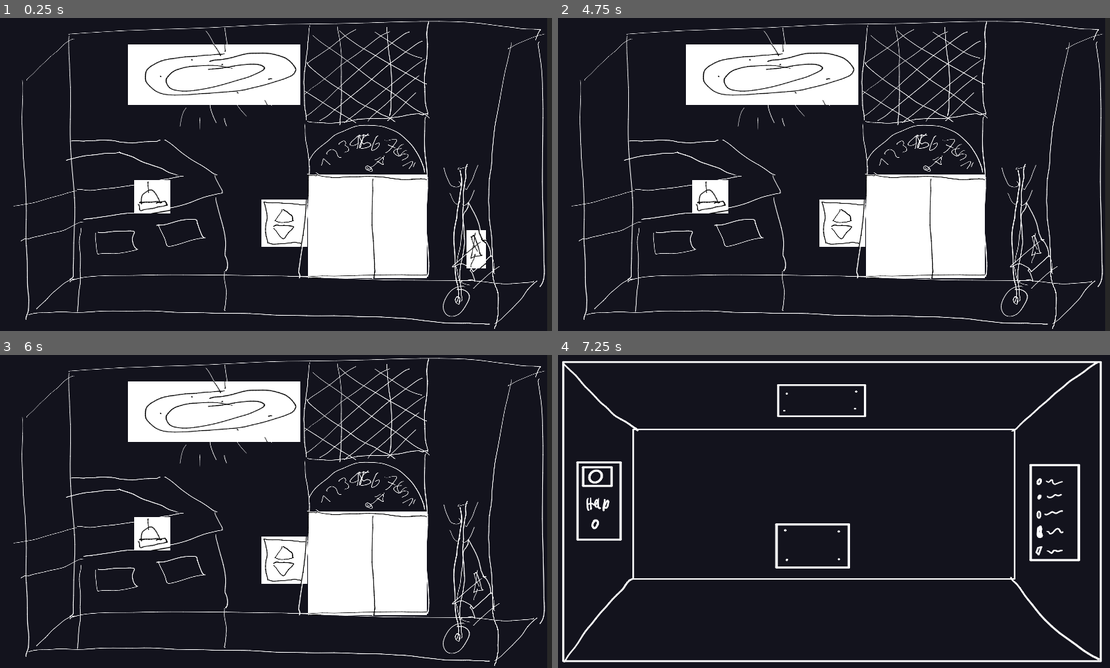
Above: before the commit, frames 1-4 (two rows, left to right).
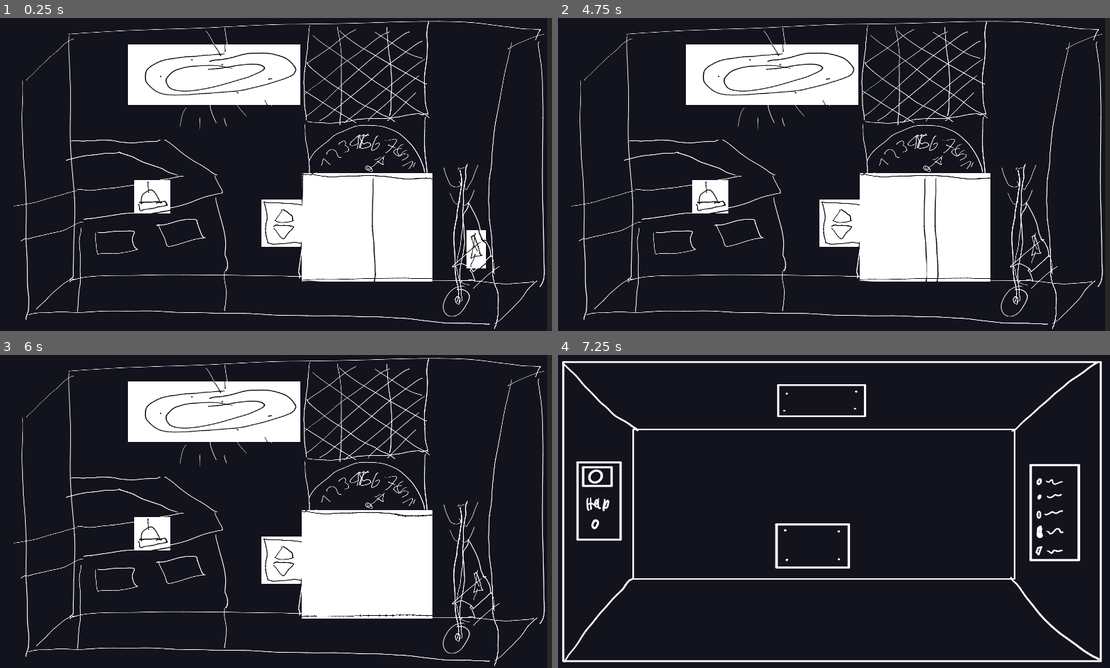
Above: after the commit, the same moments.

Repository: chippmann/dampfmechanische-einstellung
Game: Godot game, scene res://stages/00_Prologue.tscn
Same seed, same stepped clock (60 frames per second), same inputs: the game is played once before the commit and once after it. The engine's default icon, where the game draws it, is replaced by a stand-in: a white triangle on a blue panel in a dark square. Sound files missing from this copy of the repository are replaced by a short silence.
Inputs (mouse positions are in pixels of both pictures, inside the frame that each line leads up to; where the layout moved, square brackets give the same spot in the first picture):
- Up to frame 1 (0.25 s): no input
- Up to frame 2 (4.75 s): click (922, 227) [927, 227] at 0.5 s; click (773, 74) at 1.25 s; click (712, 196) at 2 s; click (845, 224) at 2.75 s; click (1032, 249) at 3.5 s; click (773, 74) at 4.25 s
- Up to frame 3 (6 s): click (154, 533) at 5 s; click (287, 561) at 5.75 s
- Up to frame 4 (7.25 s): click (922, 564) [927, 564] at 6.5 s

The runs differ from the first frame. In frame 1, 1.2% of the frame differs, in the area x 54-79%, y 49-85%; in frame 2, 1.4%; in frame 3, 1.2%; in frame 4, nothing differs.

Commit message:
implement door animation

Diff:
--- a/objects/Reception/ElevatorDoor/elevatorDoorAction.gd
+++ b/objects/Reception/ElevatorDoor/elevatorDoorAction.gd
@@ -6,6 +6,7 @@
 	match(action_name):
 		"ElevatorDoorPush03":
 			GameState.receptionElevatorOpen = true
+			ActionRelay.trigger("ElevatorDoorAnimation","play")
 		"ElevatorDoorPush04":
 			print("Victory!! Forward to Act01.")
 			GameState.change_scene_to("res://stages/01_Act.tscn")
--- a/objects/base/IneractableObject.tscn
+++ b/objects/base/IneractableObject.tscn
@@ -1,12 +1,10 @@
-[gd_scene load_steps=3 format=2]
+[gd_scene load_steps=2 format=2]
 
 [ext_resource path="res://objects/base/IneractableObject.gd" type="Script" id=1]
-[ext_resource path="res://icon.png" type="Texture" id=2]
 
 [node name="IneractableObject" type="TextureButton"]
 anchor_right = 1.0
 anchor_bottom = 1.0
-texture_normal = ExtResource( 2 )
 script = ExtResource( 1 )
 
 [node name="AudioStreamPlayer2D" type="AudioStreamPlayer2D" parent="."]
--- a/rooms/Reception.tscn
+++ b/rooms/Reception.tscn
@@ -1,10 +1,10 @@
-[gd_scene load_steps=20 format=2]
+[gd_scene load_steps=31 format=2]
 
 [ext_resource path="res://objects/Reception/ScrewDriver/ScrewDriverPickUp.tres" type="Resource" id=1]
 [ext_resource path="res://assets/texture/Reception/Background.png" type="Texture" id=2]
 [ext_resource path="res://assets/texture/Reception/ElevatorButton.png" type="Texture" id=3]
 [ext_resource path="res://assets/texture/Reception/CeilingLight.png" type="Texture" id=4]
-[ext_resource path="res://assets/texture/Reception/ElevatorDoor.png" type="Texture" id=5]
+[ext_resource path="res://assets/texture/Reception/ElevatorDoorAnimation/ElevatorDoor01.png" type="Texture" id=5]
 [ext_resource path="res://assets/texture/Reception/ScrewDriver.png" type="Texture" id=6]
 [ext_resource path="res://assets/texture/Reception/ReceptionBell.png" type="Texture" id=7]
 [ext_resource path="res://objects/Reception/receptionBell/receptionBellRing.tres" type="Resource" id=8]
@@ -19,6 +19,24 @@
 [ext_resource path="res://objects/Reception/ElevatorDoor/ElevatorDoorPush03.tres" type="Resource" id=17]
 [ext_resource path="res://objects/Reception/ElevatorDoor/ElevatorDoorPush04.tres" type="Resource" id=18]
 [ext_resource path="res://assets/texture/Reception/Receptionist.png" type="Texture" id=19]
+[ext_resource path="res://assets/texture/Reception/ElevatorDoorAnimation/ElevatorDoor10.png" type="Texture" id=20]
+[ext_resource path="res://assets/texture/Reception/ElevatorDoorAnimation/ElevatorDoor00.png" type="Texture" id=21]
+[ext_resource path="res://assets/texture/Reception/ElevatorDoorAnimation/ElevatorDoor08.png" type="Texture" id=22]
+[ext_resource path="res://assets/texture/Reception/ElevatorDoorAnimation/ElevatorDoor03.png" type="Texture" id=23]
+[ext_resource path="res://assets/texture/Reception/ElevatorDoorAnimation/ElevatorDoor04.png" type="Texture" id=24]
+[ext_resource path="res://assets/texture/Reception/ElevatorDoorAnimation/ElevatorDoor02.png" type="Texture" id=25]
+[ext_resource path="res://assets/texture/Reception/ElevatorDoorAnimation/ElevatorDoor06.png" type="Texture" id=26]
+[ext_resource path="res://assets/texture/Reception/ElevatorDoorAnimation/ElevatorDoor09.png" type="Texture" id=27]
+[ext_resource path="res://assets/texture/Reception/ElevatorDoorAnimation/ElevatorDoor05.png" type="Texture" id=28]
+[ext_resource path="res://assets/texture/Reception/ElevatorDoorAnimation/ElevatorDoor07.png" type="Texture" id=29]
+
+[sub_resource type="SpriteFrames" id=1]
+animations = [ {
+"frames": [ ExtResource( 21 ), ExtResource( 5 ), ExtResource( 25 ), ExtResource( 23 ), ExtResource( 24 ), ExtResource( 28 ), ExtResource( 26 ), ExtResource( 29 ), ExtResource( 22 ), ExtResource( 27 ), ExtResource( 20 ) ],
+"loop": false,
+"name": "default",
+"speed": 12.0
+} ]
 
 [node name="Reception" type="Node2D"]
 
@@ -58,13 +76,17 @@
 actions = [ ExtResource( 15 ) ]
 
 [node name="ElevatorDoor" parent="." groups=["ElevatorDoor"] instance=ExtResource( 10 )]
-margin_left = 1077.0
-margin_top = 539.0
-margin_right = 1488.0
-margin_bottom = 898.0
-texture_normal = ExtResource( 5 )
+margin_left = 1053.0
+margin_top = 537.0
+margin_right = 1501.0
+margin_bottom = 906.0
 expand = true
 actions = [ ExtResource( 14 ), ExtResource( 16 ), ExtResource( 17 ), ExtResource( 18 ) ]
+
+[node name="Animation" type="AnimatedSprite" parent="ElevatorDoor" groups=["ElevatorDoorAnimation"]]
+position = Vector2( 229, 186 )
+scale = Vector2( 1.63841, 1.18394 )
+frames = SubResource( 1 )
 
 [node name="ScrewDriver" parent="." groups=["ScrewDriver"] instance=ExtResource( 10 )]
 margin_left = 1625.0
Binary file added: assets/texture/Reception/ElevatorDoorAnimation/ElevatorDoor00.png
Not shown, added: assets/texture/Reception/ElevatorDoorAnimation/ElevatorDoor00.png.import
Binary file added: assets/texture/Reception/ElevatorDoorAnimation/ElevatorDoor01.png
Not shown, added: assets/texture/Reception/ElevatorDoorAnimation/ElevatorDoor01.png.import
Binary file added: assets/texture/Reception/ElevatorDoorAnimation/ElevatorDoor02.png
Not shown, added: assets/texture/Reception/ElevatorDoorAnimation/ElevatorDoor02.png.import
Binary file added: assets/texture/Reception/ElevatorDoorAnimation/ElevatorDoor03.png
Not shown, added: assets/texture/Reception/ElevatorDoorAnimation/ElevatorDoor03.png.import
Binary file added: assets/texture/Reception/ElevatorDoorAnimation/ElevatorDoor04.png
Not shown, added: assets/texture/Reception/ElevatorDoorAnimation/ElevatorDoor04.png.import
Binary file added: assets/texture/Reception/ElevatorDoorAnimation/ElevatorDoor05.png
Not shown, added: assets/texture/Reception/ElevatorDoorAnimation/ElevatorDoor05.png.import
(and 11 more such lines)
